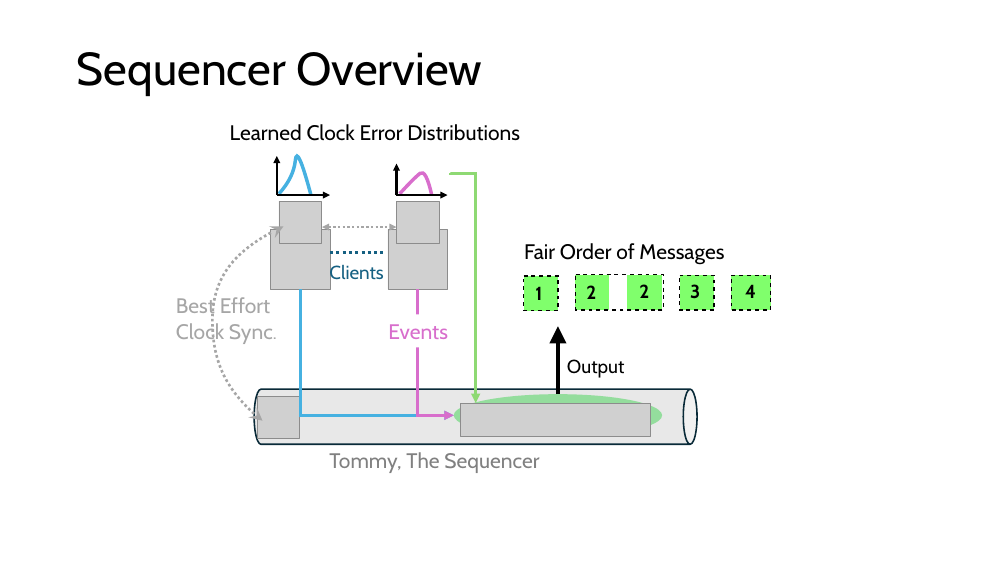
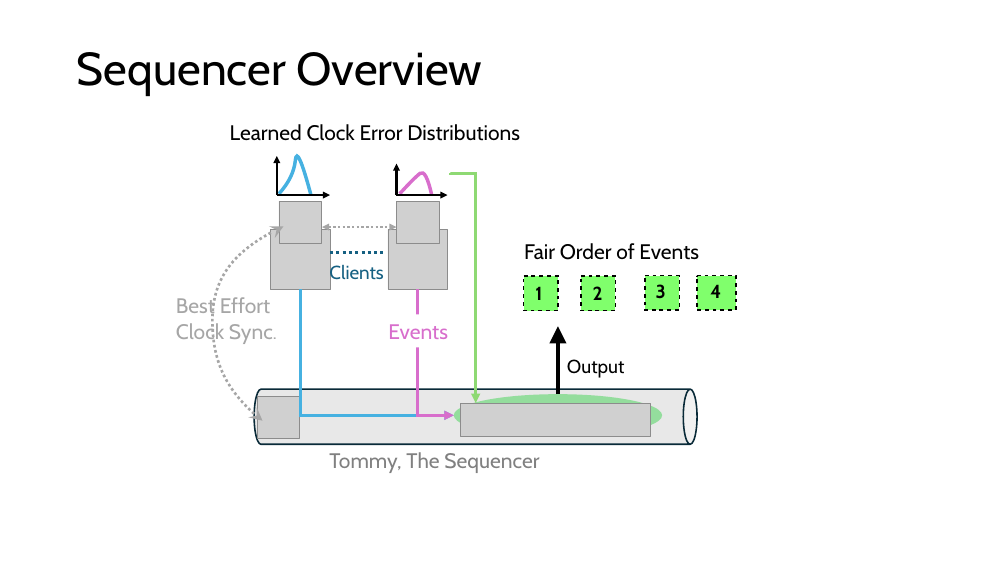
Before and after one commit to HaseebLUMS/Onyx-Presentation, a slide deck: slide 19 of tommy_hotnets_v2.pptx. Drawn at 1008x567 pixels with LibreOffice and Linux fonts; fonts in the diff are those of the drawing; grey boxes stand for pictures. Boxes give left, top, right and bottom in pixels: in the first picture for what was removed or moved away, otherwise in the second. Text is boxed around its words. In the diff, an @@ line names an element or a change of style, - is before the commit and + after.

```diff
--- a/tommy_hotnets_v2.pptx
+++ b/tommy_hotnets_v2.pptx
@@ text at [524,243,699,260]: text changed @@
-Fair Order of Messages
+Fair Order of Events
@@ freeform shape removed at [575,274,663,310] @@
@@ freeform shape: place and size @@
-freeform shape at [575,275,609,310]
+freeform shape at [581,276,616,311]
@@ freeform shape at [581,276,616,311]: outline none to #000000 1.65 pt @@
@@ text "2": place and size @@
-text "2" at [586,285,596,299]
+text "2" at [593,286,603,300]
@@ freeform shape removed at [628,275,662,310] @@
@@ text removed at [639,284,649,298] @@
-2
@@ 2 texts, 2 freeform shapes: place and size @@
-2 texts, 2 freeform shapes at [680,275,771,310]
+2 texts, 2 freeform shapes at [645,275,737,310]
```
Also in this commit, not shown: 8 other slides changed, 1 slide added, 1 slide removed.
